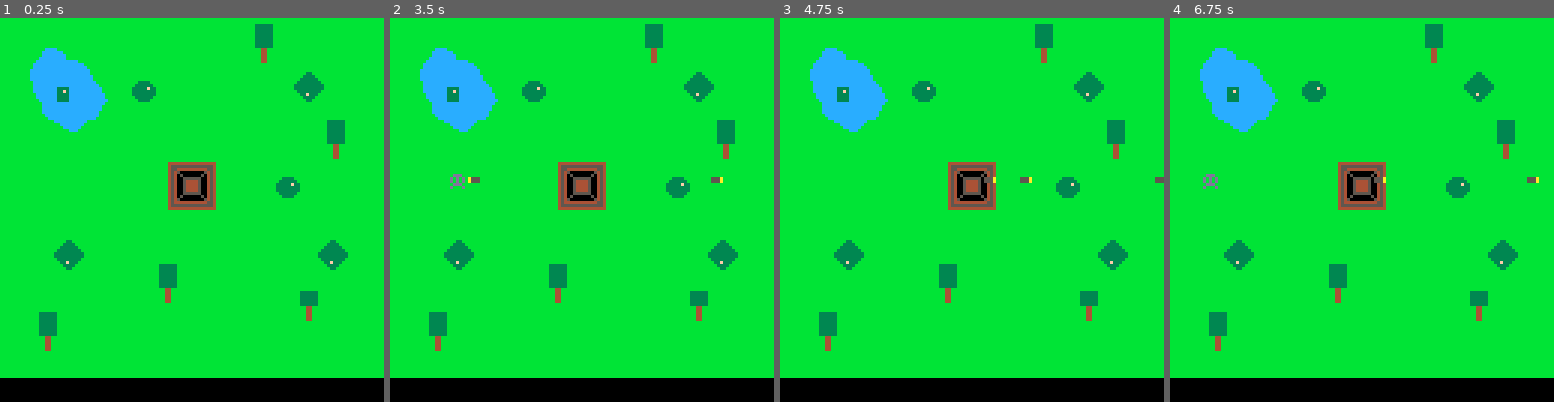
Above: before the commit, frames 1-4 (left to right).
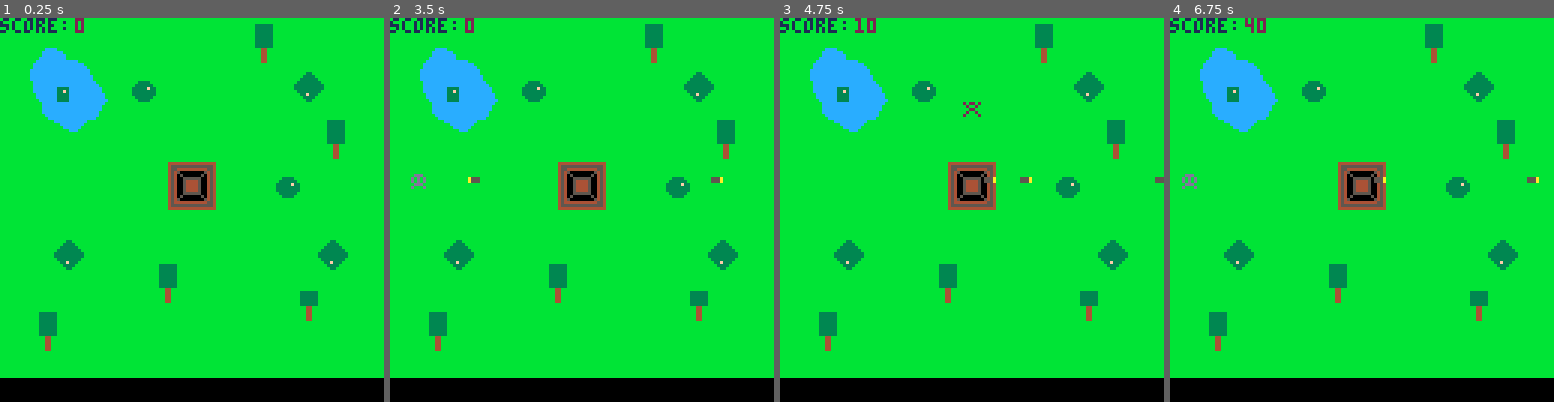
Above: after the commit, the same moments.

Repository: dollproxy/C3P0SGames
Game: PICO-8 cartridge spaceship.p8
The game is run twice, just before and just after one commit, with the same random seed, the same clock (stepped at 60 frames per second) and the same inputs.
Inputs:
- Up to frame 1 (0.25 s): no input
- Up to frame 2 (3.5 s): hold Right 1.6-2.1 s; hold Up 2.15-2.42 s; hold Right 2.47-3.03 s; hold Left from 3.08 s (still down)
- Up to frame 3 (4.75 s): release Left at 3.58 s; hold Down 3.63-3.97 s; hold Right 4.02-4.68 s; hold Up from 4.73 s (still down)
- Up to frame 4 (6.75 s): release Up at 5.03 s; hold Left 5.08-5.68 s; hold Down 5.73-6.03 s; hold Right 6.08-6.58 s; hold Right from 6.63 s (still down)

The runs differ from the first frame. In frame 1, 0.4% of the frame differs, in the area x 0-22%, y 0-4%; in frame 2, 0.5%; in frame 3, 0.5%; in frame 4, 0.6%, in the area x 0-25%, y 0-45%.

Commit message:
Velocidadese e outras cenas

Diff:
--- a/spaceship.p8
+++ b/spaceship.p8
@@ -4,7 +4,8 @@
 function _init()
  fort = {x = 60,
  							 y = 50,
- 							 box = {x1=0,y1=0,x2=16,x3=16}
+ 							 points = 0,
+ 							 box = {x1=0,y1=0,x2=10,y2=10}
  							}
 	bullets = {}
 	enemies = {}
@@ -76,6 +77,7 @@
 					if coll(bullet,enemy) then
 						del(enemies,enemy)
 						del(bullets,bullet)
+						fort.points += 10
      end
 				end
 		end
@@ -88,12 +90,14 @@
 	for enemy in all(enemies) do
 		enemy.x += enemy.dx
 		enemy.y += enemy.dy
-		if enemy.x > fort.x then
+		if coll(fort,enemy) then
 			del(enemies,enemy)
 		end
 	end
-		if t%100 == 0 then spawn(14,0,fort.y,3,0) end
-
+		if t%100 == 0 then spawn(14,0,fort.y,0.9,0) end
+		if t%125 == 0 then spawn(15,fort.x,0,0,1.5) end
+		if t%150 == 0 then spawn(14,128,fort.y,-2,0) end
+		if t%185 == 0 then spawn(15,fort.x,128,0,-0.5) end
 end
 
 function _draw()
@@ -105,6 +109,8 @@
 	for enemy in all(enemies) do
 		spr(enemy.sp,enemy.x,enemy.y)
 	end
+	print("score:",0,0,1)
+	print(fort.points,25,0,2)
 end
 
 
